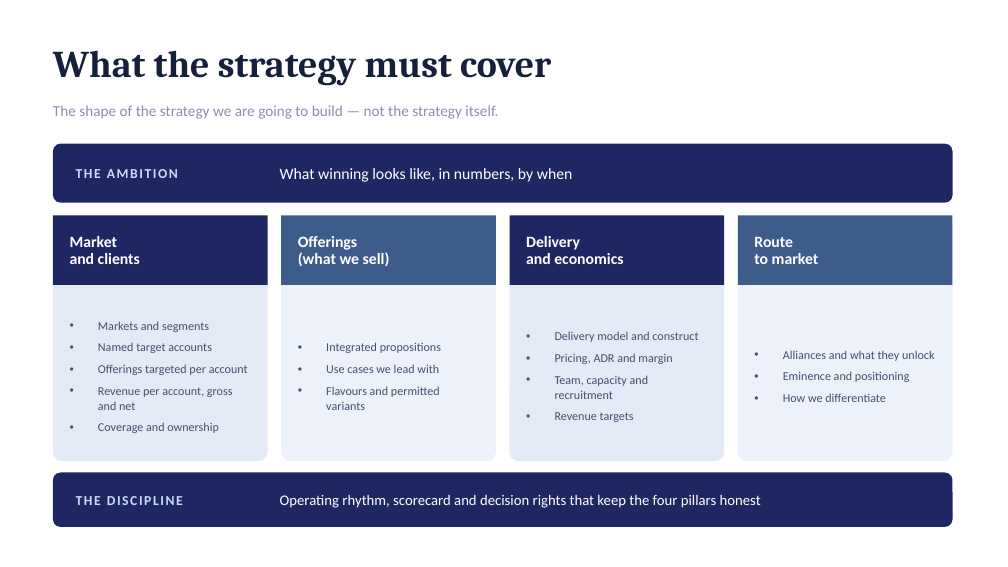
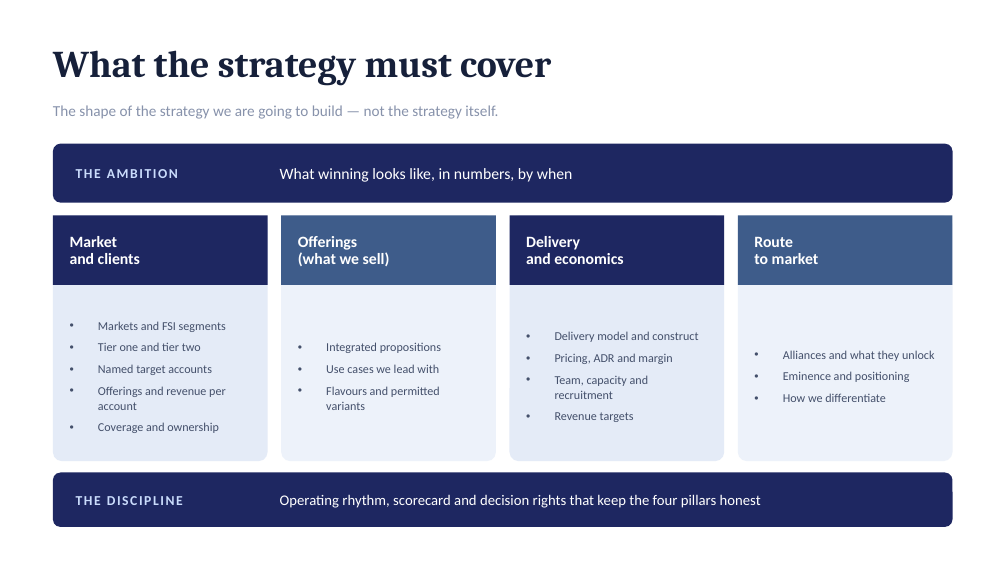
Before and after one commit to dhajjar-cyber/bae, a slide deck: slide 4 of FSI strategy/EAIND-FSI-Strategy-Development-Plan.pptx. Drawn at 1008x567 pixels with LibreOffice and Linux fonts; fonts in the diff are those of the drawing. Boxes give left, top, right and bottom in pixels: in the first picture for what was removed or moved away, otherwise in the second. Text is boxed around its words. In the diff, an @@ line names an element or a change of style, - is before the commit and + after.

```diff
--- a/FSI strategy/EAIND-FSI-Strategy-Development-Plan.pptx
+++ b/FSI strategy/EAIND-FSI-Strategy-Development-Plan.pptx
@@ text at [98,321,226,351]: text changed @@
-• Markets and segments
+• Markets and FSI segments
+• Tier one and tier two
@@ text at [98,386,226,410]: text changed @@
-• Offerings targeted per account
-• Revenue per account, gross and net
+• Offerings and revenue per account
```
Also in this commit, not shown: 10 other slides changed, 3 slides added, 1 slide removed, 2 other files.
